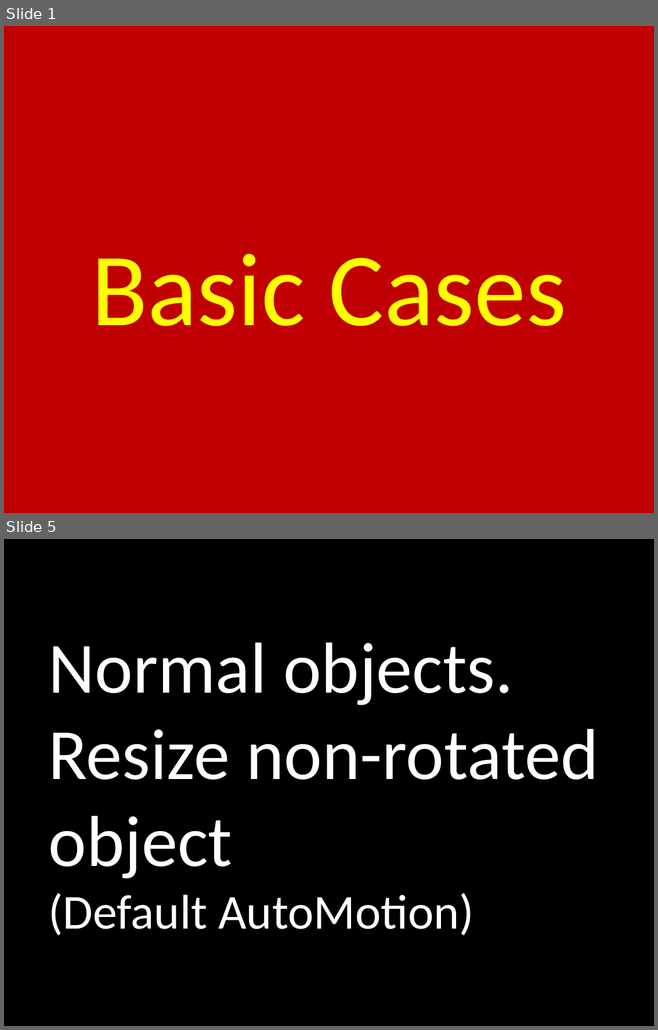
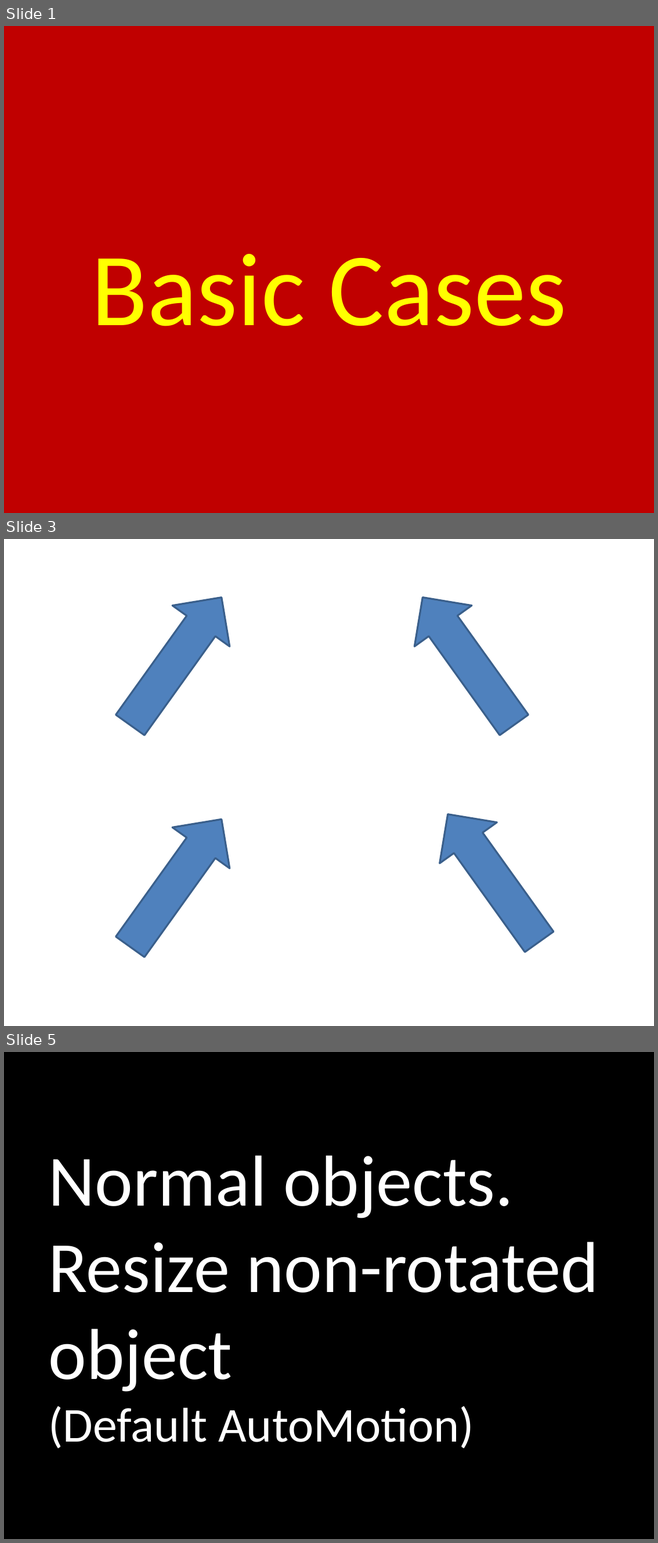
Before and after one commit to PowerPointLabs/PowerPointLabs, a slide deck: doc/Test scenarios.pptx. Shown one above the other, each under a label of ours: slides 1 and 5 before the commit, slides 1, 3 and 5 after it; the slides between them are not shown. The pictures are 658x1030 and 658x1543 pixels, drawn with LibreOffice and Linux fonts; fonts in the diff are those of the drawing. Boxes give left, top, right and bottom in pixels: in the first picture for what was removed or moved away, otherwise in the second. Text is boxed around its words. In the diff, an @@ line names an element or a change of style, - is before the commit and + after.

```diff
--- a/doc/Test scenarios.pptx
+++ b/doc/Test scenarios.pptx
@@ slide 3 added at [4,539,654,1026], background #FFFFFF @@
@@ right arrow added at [102,577,250,745], fill #4F81BD, outline #3A5F8C 2 pt @@
@@ right arrow added at [394,577,543,745], fill #4F81BD, outline #3A5F8C 2 pt @@
@@ right arrow added at [102,799,250,968], fill #4F81BD, outline #3A5F8C 2 pt @@
@@ right arrow added at [419,794,567,962], fill #4F81BD, outline #3A5F8C 2 pt @@
```
Also in this commit, not shown: 1 slide changed, 42 other slides added, 2 slides removed, 7 other files.
